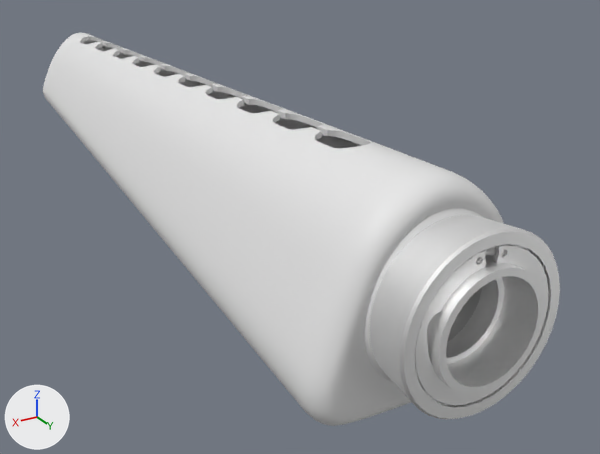
An edit to the Blender file Blends/handguard/m16a1 handguard.blend, drawn before and after from the same camera.
Both versions are drawn from a 50 mm lens placed at (0.132, 0.125, 0.102), pointed at (-0.025, -0.137, -0.029). Lighting does not change. The marker at lower left points along +X, +Y and +Z.

The first picture shows 'AR15_A1_Handguard_1'.
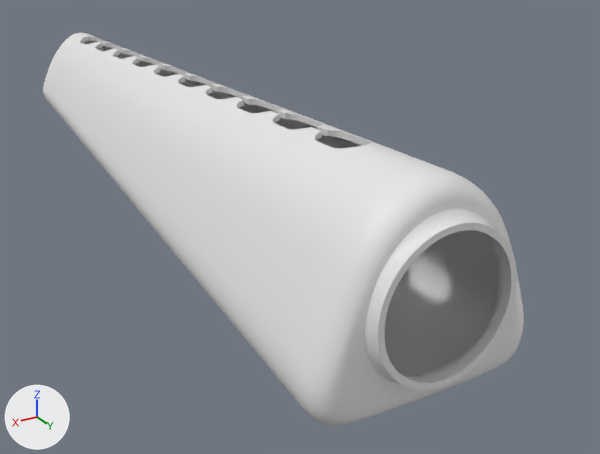
The change, as JSON lines over the scene's bpy script:
```json
{"block": "me_cube_026", "where": "# used by ob_ar15_a1_handguard_1; location = (0.0, 0.0, 0.0)"}
{"op": "remove", "block": "me_cube_026", "code": "me_cube_026.from_pydata(...)  # 5469 vertices, 8354 faces; spans x -0.038..0.038, y -0.327..-0.003, z -0.038..0.031"}
{"op": "add", "block": "me_cube_026", "code": "me_cube_026.from_pydata(...)  # 3151 vertices, 6324 faces; spans x -0.038..0.038, y -0.327..-0.019, z -0.038..0.031"}
{"block": "me_cube_026", "change": "me_cube_026 part 1: 148 loose pieces with 2314 vertices, spanning x -0.026..0.026, y -0.024..-0.003, z -0.029..0.023, are deleted"}
```

Changed parts and their boxes (x1, y1, x2, y2) in the pictures (600 x 454 px):
```json
{"object": "AR15_A1_Handguard_1", "change": "reshaped", "before": [43, 33, 560, 426], "after": [43, 33, 524, 426], "on screen": "7% narrower"}
{"part": 1, "of": "me_cube_026", "change": "deleted", "before": [369, 215, 560, 419]}
```
